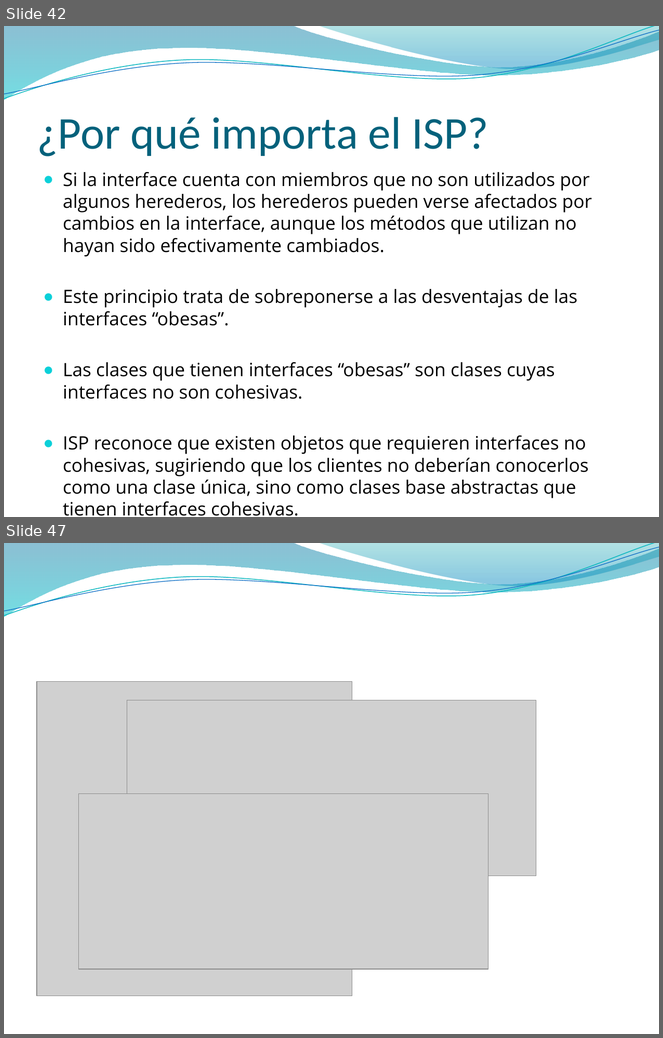
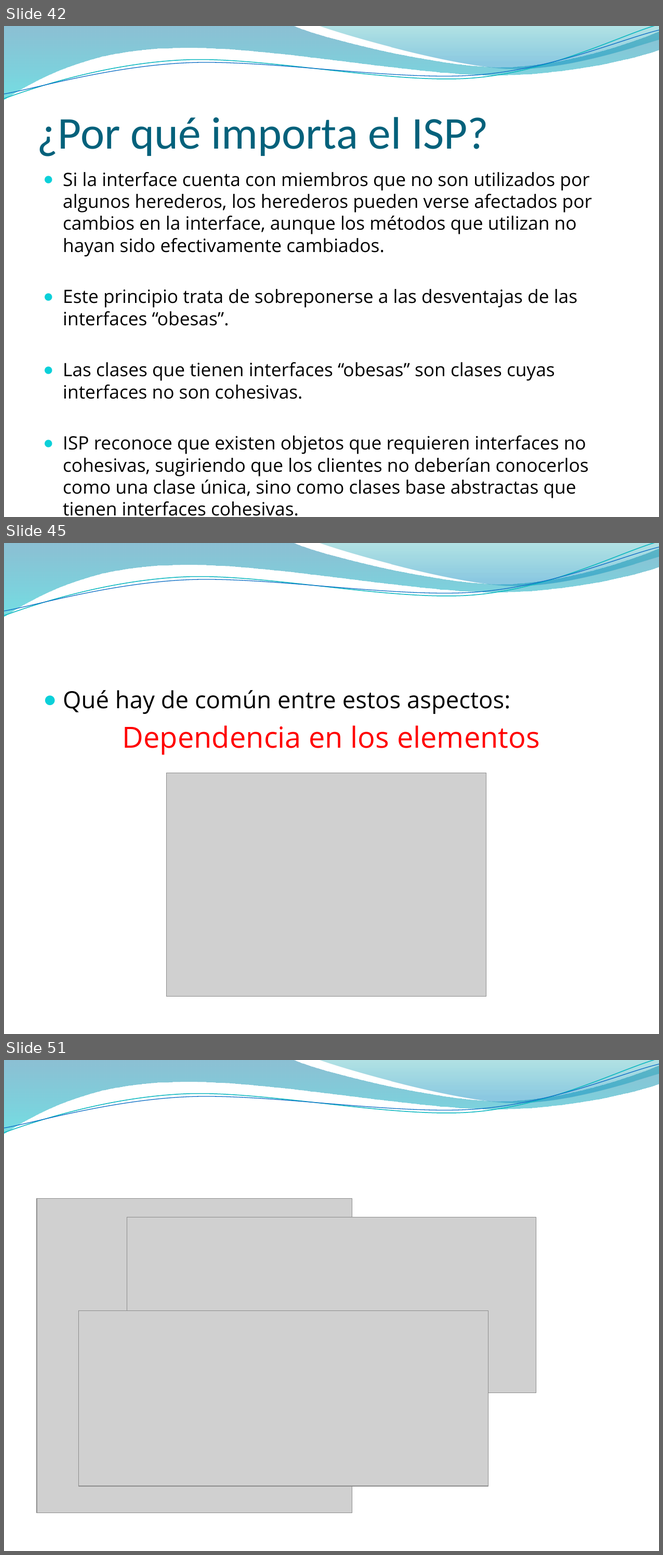
Before and after one commit to vvalotto/MiRepositorio, a slide deck: Disenio de Software/Principios OO/Presentaciones/Principios de Diseño OO.pptx. Shown one above the other, each under a label of ours: slides 42 and 47 before the commit, slides 42, 45 and 51 after it; the slides between them are not shown. The pictures are 663x1038 and 663x1555 pixels, drawn with LibreOffice and Linux fonts; fonts in the diff are those of the drawing; grey boxes stand for pictures; background and template pictures are left out. Boxes give left, top, right and bottom in pixels: in the first picture for what was removed or moved away, otherwise in the second. Text is boxed around its words. In the diff, an @@ line names an element or a change of style, - is before the commit and + after.

```diff
--- a/Disenio de Software/Principios OO/Presentaciones/Principios de Diseño OO.pptx
+++ b/Disenio de Software/Principios OO/Presentaciones/Principios de Diseño OO.pptx
@@ slide 45 added at bbox=[4, 543, 659, 1034], background picture (left out); not listed: 4 template elements that a slide beside it also shows @@
@@ text added at bbox=[63, 690, 540, 755], 26 pt, text #000000 @@
+● Qué hay de común entre estos aspectos:
+Dependencia en los elementos
@@ picture added at bbox=[166, 773, 486, 996] @@
@@ what was slide 47 is now slide 51 @@
```
Also in this commit, not shown: 4 slides changed, 4 other slides added, 1 slide removed.
